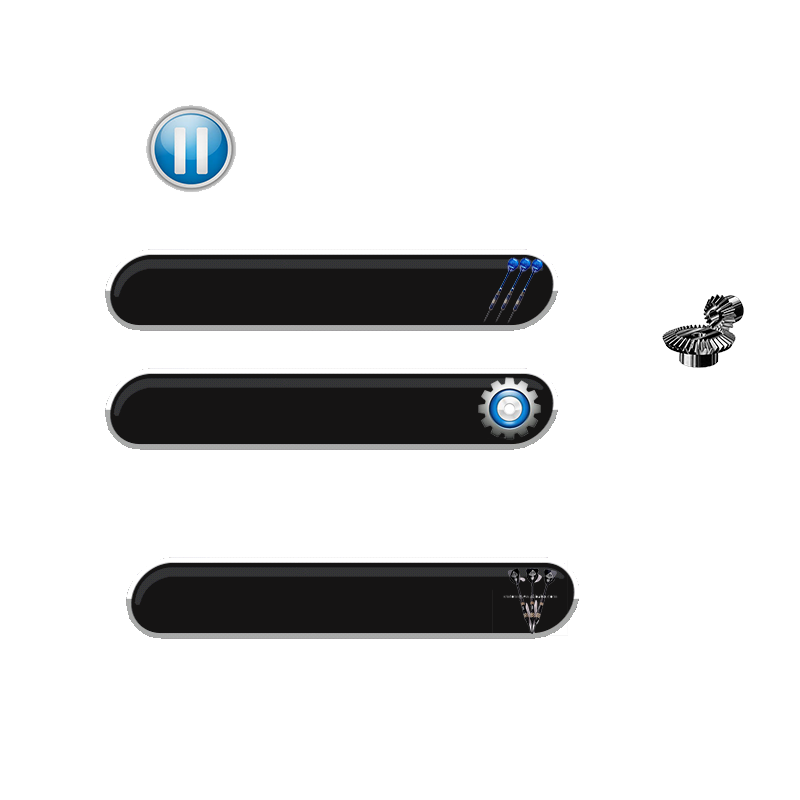
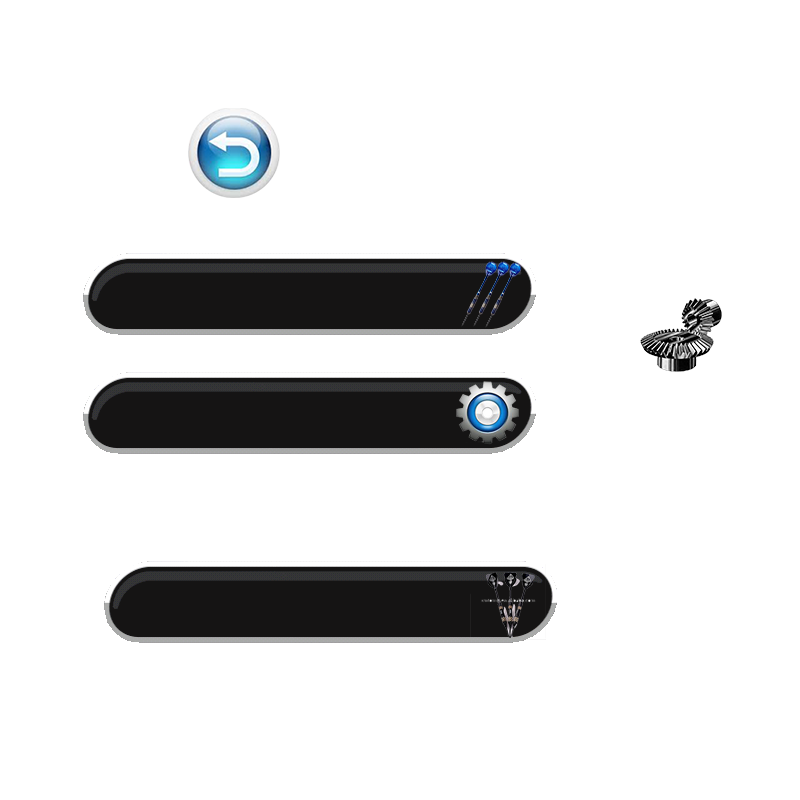
The second 800 × 800 image is a revision of the first. Changes to its layers:
renamed "download" to "Layer 2", moved it above "1_phi_tieu_lon", painted on it over [146, 105, 280, 198]
removed layer "1_phi_tieu copy 2" over [483, 257, 520, 323]
removed layer "1_phi_tieu copy" over [507, 258, 544, 324]
removed layer "1_phi_tieu" over [495, 257, 532, 323]
removed layer "button_phi_tieu" over [105, 249, 558, 331]
removed layer "3phi_tieu" over [492, 560, 568, 636]
removed layer "button_3phi_tieu" over [126, 557, 579, 639]
removed layer "rang_cua" over [478, 377, 541, 441]
removed layer "rang_cua_tmp" over [662, 294, 744, 368]
removed layer "button_rang_cua" over [105, 368, 558, 450]
showed "1_phi_tieu_lon", painted on it over [83, 249, 722, 643]
